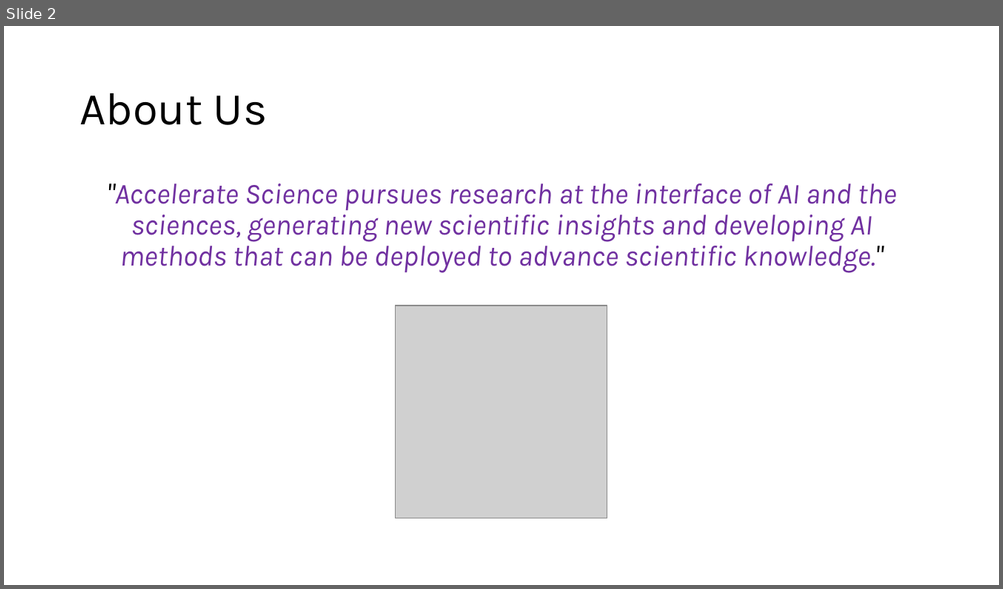
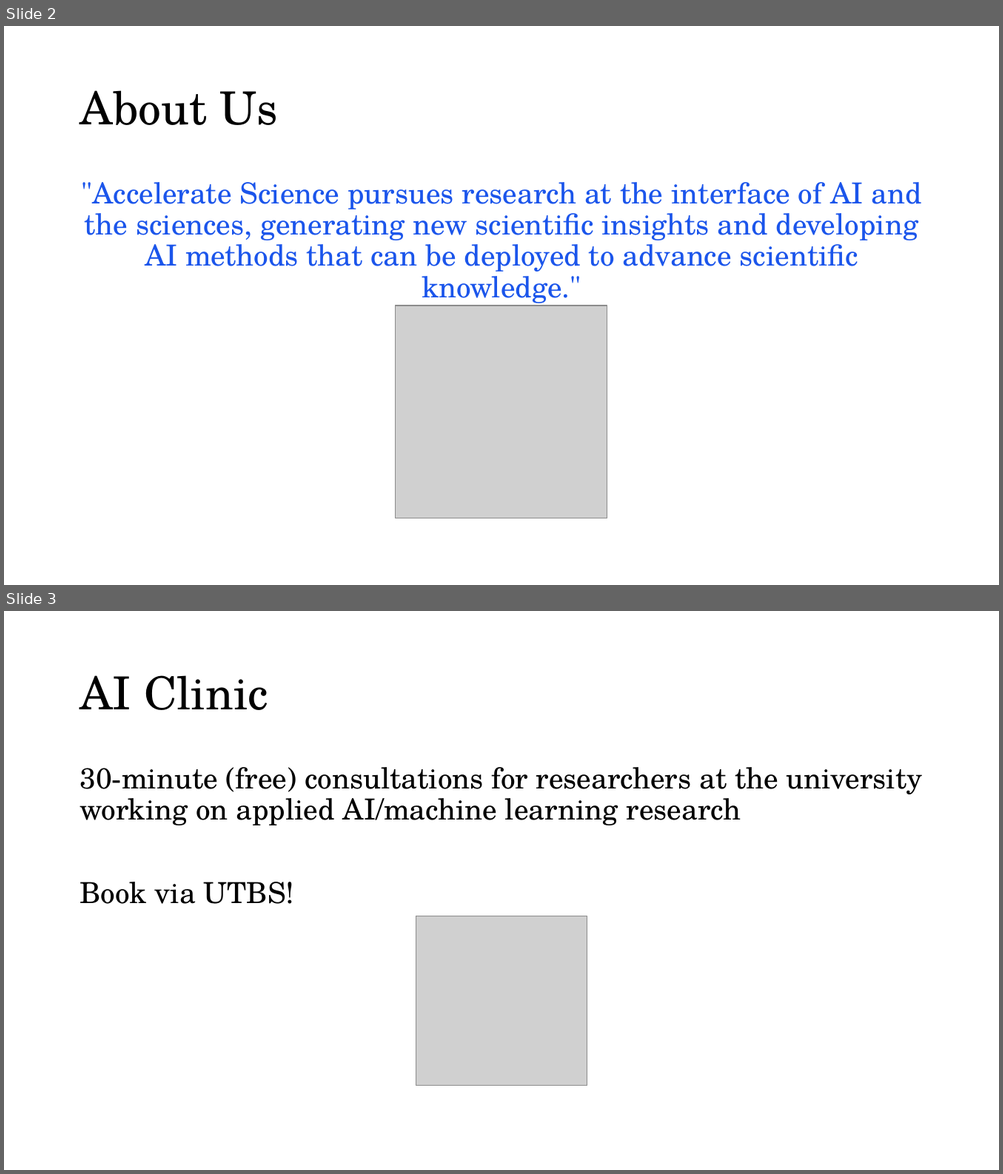
Before and after one commit to acceleratescience/large-language-models, a slide deck: slides/flsg/1-intro-flsg.pptx. Shown one above the other, each under a label of ours: slide 2 before the commit, slides 2 and 3 after it. The pictures are 1003x589 and 1003x1174 pixels, drawn with LibreOffice and Linux fonts; fonts in the diff are those of the drawing; grey boxes stand for pictures; background and template pictures are left out. Boxes give left, top, right and bottom in pixels: in the first picture for what was removed or moved away, otherwise in the second. Text is boxed around its words. In the diff, an @@ line names an element or a change of style, - is before the commit and + after.

```diff
--- a/slides/flsg/1-intro-flsg.pptx
+++ b/slides/flsg/1-intro-flsg.pptx
@@ slide 3 added at <box>4,611,999,1170</box>, background picture (left out) @@
@@ title added at <box>79,675,268,710</box>, 44 pt, text #000000 @@
+AI Clinic
@@ text added at <box>79,767,922,904</box>, 28 pt, text #000000 @@
+30-minute (free) consultations for researchers at the university working on applied AI/machine learning research
+Book via UTBS!
@@ picture added at <box>416,916,586,1086</box> @@
@@ slide 2 changed as well @@
@@ title "About Us" at <box>79,90,278,125</box>: font Karla to TeX Gyre Schola @@
@@ text ""Accelerate Science pursues research at ..." at <box>81,182,921,307</box>: font Karla to TeX Gyre Schola, text colour #7030A0 to #1B55EB, italic off; text colour #000000 to #1B55EB in ""Accelerate knowledge."" @@
```
Also in this commit, not shown: 17 other slides changed, 1 other file.
